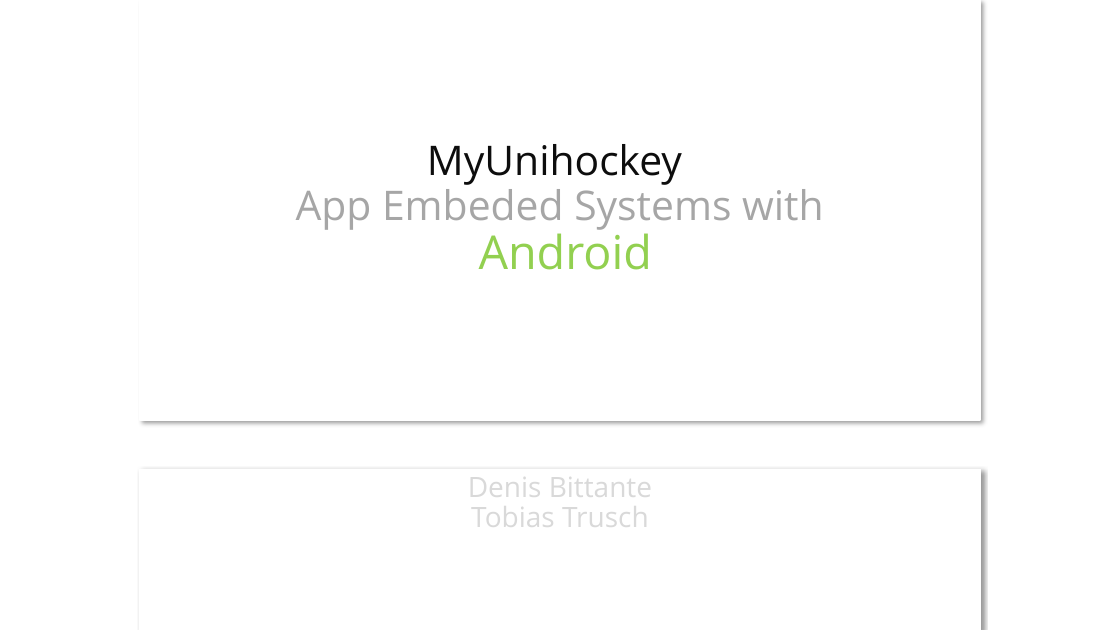
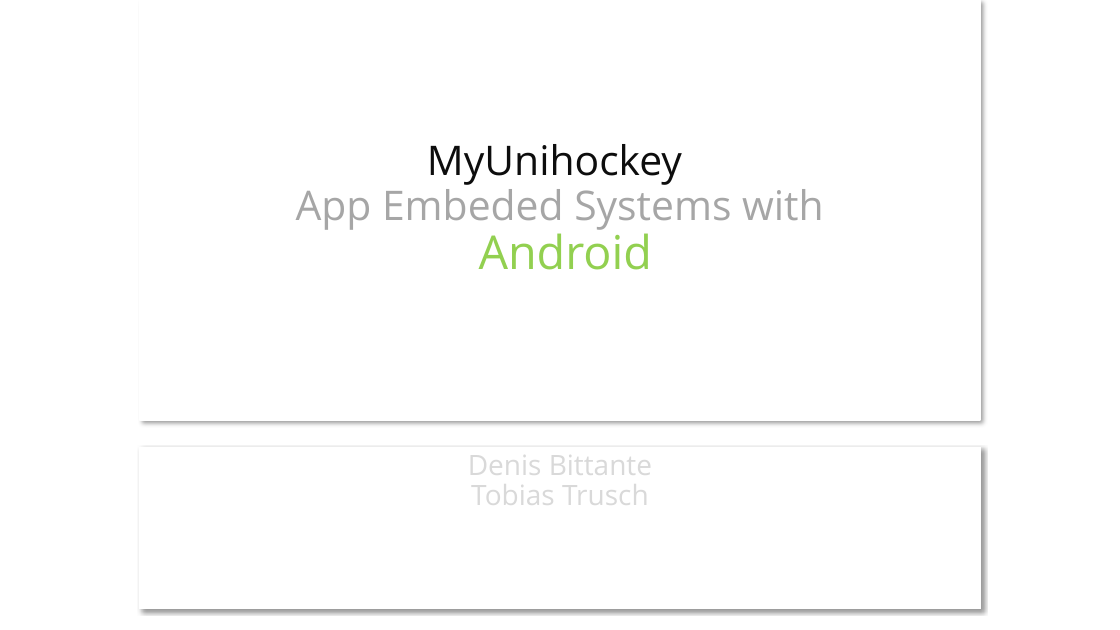
Before and after one commit to ffhsAndroidDenisTobias/androidProject, a slide deck: slide 1 of docs/Präsentation/Project-Presentation.pptx. Drawn at 1120x630 pixels with LibreOffice and Linux fonts; fonts in the diff are those of the drawing. Boxes give left, top, right and bottom in pixels: in the first picture for what was removed or moved away, otherwise in the second. Text is boxed around its words. In the diff, an @@ line names an element or a change of style, - is before the commit and + after.

```diff
--- a/docs/Präsentation/Project-Presentation.pptx
+++ b/docs/Präsentation/Project-Presentation.pptx
@@ subtitle "Denis Bittante": place and size @@
-subtitle "Denis Bittante" at (139, 469, 980, 630)
+subtitle "Denis Bittante" at (139, 447, 980, 608)
```
Also in this commit, not shown: 12 other slides changed, 4 slides added.
